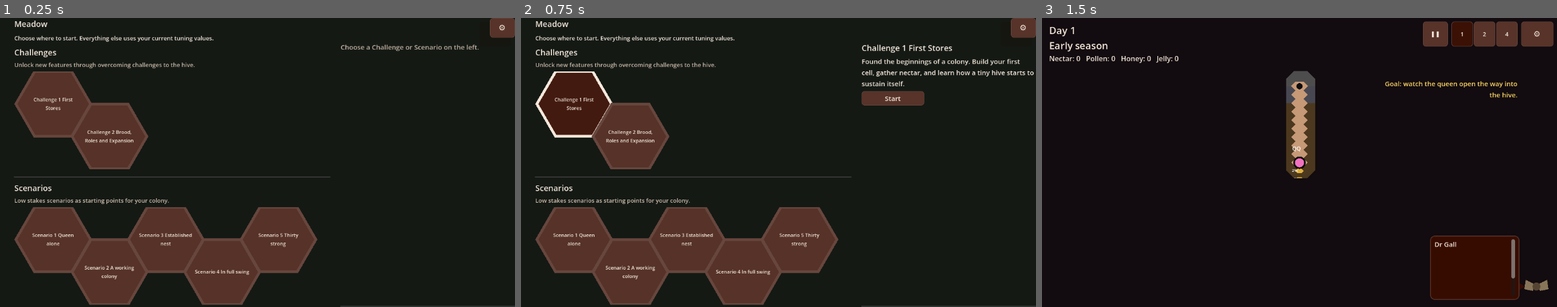
Above: before the commit, frames 1-3 (left to right).
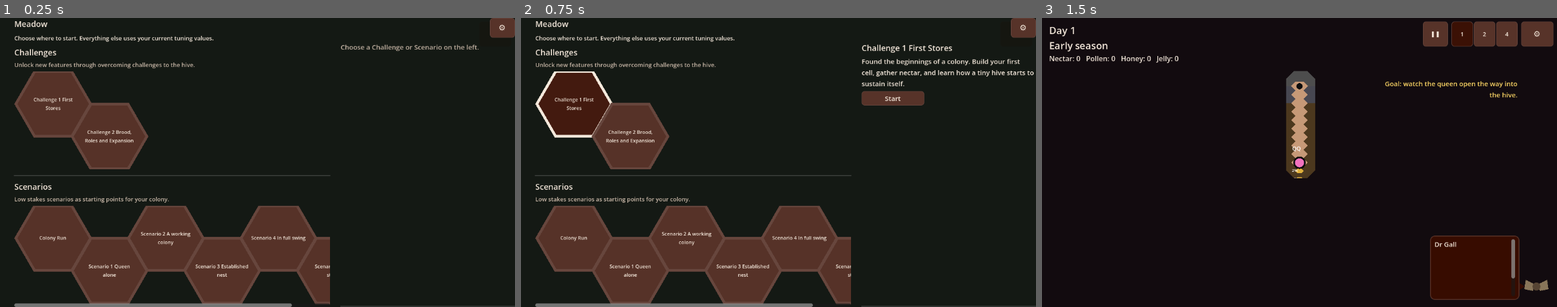
Above: after the commit, the same moments.

Repository: wonderburg7/meadow
Game: Godot game, scene res://scenes/Main.tscn
Two runs of this game, one before a commit and one after it. Both use one fixed random seed, a clock stepped at 60 frames per second and the inputs below.
Inputs (mouse positions are in pixels of both pictures, inside the frame that each line leads up to):
- Up to frame 1 (0.25 s): no input
- Up to frame 2 (0.75 s): click (572, 104) at 0.52 s
- Up to frame 3 (1.5 s): click "Start" at 1.25 s

The runs differ from the first frame. In frame 1, 3.7% of the frame differs, in the area x 2-65%, y 54-100%; in frame 2, 3.7%; in frame 3, nothing differs.

Commit message:
CR-1 -- a Colony Run can be started from the menu, and a save remembers which run it is
Level 8 in levels.gd is the Colony Run: run_type "colony", a lone queen
with no comb or workers, Nurse backup and winter on. The main menu's
Scenarios strip leads with a Colony Run tile that starts it through
level_chosen, with no difficulty preset. A save now records
starting_level as an additive field (no FORMAT_VERSION bump), and both
Load paths put it back before the world is rebuilt; a save without the
field loads exactly as before. Files hands-on check C-108.

Co-Authored-By: Claude Opus 5.5 <noreply@anthropic.com>

Diff:
--- a/scripts/debug_panel.gd
+++ b/scripts/debug_panel.gd
@@ -791,6 +791,7 @@
 		push_warning("There is no save to load")
 		return
 	SaveGame.apply_settings(data)
+	SaveGame.apply_starting_level(data)
 	Session.run_name = str(slot["name"])
 	Session.load_path = path
 	Session.load_pending = true
--- a/scripts/levels.gd
+++ b/scripts/levels.gd
@@ -131,6 +131,22 @@
 		"skill_grants": [], "skill_bans": [], "skill_delays": {},
 		"queen_laying_backup": ORDINARY_QUEEN_BACKUP,
 	},
+	# The Colony Run (plans/now/colony-run.md decisions 1-2), the flagship
+	# run and the first row to carry a `run_type`. A lone queen with no comb
+	# and no workers: she backs up as a Nurse while laying and builds the
+	# first cell herself as a Comb worker. Winter is on, said outright rather
+	# than left to the `.get("winter", true)` default. A row without
+	# `run_type` is an ordinary Challenge or Scenario preset, as before.
+	# The main menu starts it through level_chosen, with no difficulty preset.
+	8: {
+		"run_type": "colony",
+		"cells": 0, "nectar_foragers": 0, "pollen_foragers": 0,
+		"nurses": 0, "builders": 0, "miners": 0, "honey_makers": 0,
+		"winter": true,
+		"unlocks": [], "win_conditions": [],
+		"skill_grants": [], "skill_bans": [], "skill_delays": {},
+		"queen_laying_backup": ORDINARY_QUEEN_BACKUP,
+	},
 }
 
 ## Dev-only headless playtest path (AI_PLAYTEST_PLAN.md). main.gd's
--- a/scripts/main_menu.gd
+++ b/scripts/main_menu.gd
@@ -39,6 +39,10 @@
 ## Existing internal level ids stay unchanged for save/profile stability;
 ## new run definitions receive new ids even when their player-facing order is
 ## earlier. The menu's Scenario number is presentation, not an array index.
+##
+## The Colony Run (level 8, plans/now/colony-run.md) leads the Scenarios
+## strip but carries `"presets": false`: it has no difficulty preset yet, so
+## it starts through level_chosen like a Challenge (_uses_presets below).
 const STAGES := [
 	{
 		"level": 1,
@@ -51,6 +55,13 @@
 		"group": "challenge",
 		"title": "Challenge 2 Brood, Roles and Expansion",
 		"blurb": "Grow the colony from stored food into a working hive. Lay eggs, raise specialist bees, keep nectar flowing, and expand the hive enough to support a balanced workforce.",
+	},
+	{
+		"level": 8,
+		"group": "starter",
+		"presets": false,
+		"title": "Colony Run",
+		"blurb": "The full run. One queen, no workers and no comb, and winter will come. She builds the first cell herself and nurses her own brood while she lays; grow a colony strong enough to see the winter through.",
 	},
 	{
 		"level": 7,
@@ -570,7 +581,7 @@
 	blurb.autowrap_mode = TextServer.AUTOWRAP_WORD_SMART
 	_detail_column.add_child(blurb)
 
-	if stage.group == "starter":
+	if _uses_presets(stage):
 		_detail_column.add_child(_make_preset_row(stage))
 		_detail_column.add_child(_make_preset_description())
 		if _selected_preset_key == "custom":
@@ -681,12 +692,18 @@
 
 func _choose(stage: Dictionary) -> void:
 	visible = false
-	if stage.group == "challenge":
+	if not _uses_presets(stage):
 		level_chosen.emit(stage.level)
 	else:
 		scenario_chosen.emit(stage.level, _selected_preset_key, _custom_values.duplicate())
 
 # --- small shared helpers ---------------------------------------------
+
+## A Scenario tile offers a difficulty preset and starts through
+## scenario_chosen. A Challenge, and the Colony Run (`"presets": false`,
+## CR-1), start through level_chosen with the tuning as it stands.
+func _uses_presets(stage: Dictionary) -> bool:
+	return stage.group == "starter" and bool(stage.get("presets", true))
 
 func _style_button(button: Button, selected: bool = false) -> void:
 	for state in UiTheme.BUTTON_STATES:
--- a/scripts/save_game.gd
+++ b/scripts/save_game.gd
@@ -81,6 +81,7 @@
 static func save(world, path: String = SAVE_PATH) -> bool:
 	var data := {
 		"version": FORMAT_VERSION,
+		"starting_level": Session.starting_level,
 		"settings": _settings_dict(),
 		"clock": {
 			"sim_time": Session.sim_time,
@@ -371,3 +372,14 @@
 	for key in settings.keys():
 		if GameConfig.get(key) != null or typeof(settings[key]) == TYPE_BOOL:
 			GameConfig.set(key, settings[key])
+
+## CR-1 (plans/now/colony-run.md decision 1): puts back which run the save
+## belongs to before the world is rebuilt, so a Colony Run save reloads as a
+## Colony Run rather than inside whatever level is current. An additive field,
+## with no FORMAT_VERSION bump and no migration: a save without it leaves
+## Session.starting_level as it is, which is how every save loaded before the
+## field existed. JSON hands numbers back as floats, hence the int().
+static func apply_starting_level(data: Dictionary) -> void:
+	var saved = data.get("starting_level")
+	if typeof(saved) == TYPE_INT or typeof(saved) == TYPE_FLOAT:
+		Session.starting_level = int(saved)
--- a/scripts/save_migrations.gd
+++ b/scripts/save_migrations.gd
@@ -17,7 +17,8 @@
 ##
 ## Deliberately does NOT touch the several field additions that never
 ## bumped FORMAT_VERSION at all (search_anchor_x/y, known_patches,
-## species_experience/species_confidence) -- those are safe additive
+## species_experience/species_confidence, and CR-1's starting_level, read
+## by SaveGame.apply_starting_level) -- those are safe additive
 ## fields with their own .get() defaults in saving.gd already, unrelated
 ## to the version number, so folding them in here would just create a
 ## second, divergent place recording the same default.
--- a/scripts/saves_panel.gd
+++ b/scripts/saves_panel.gd
@@ -200,6 +200,7 @@
 		main.hud.show_warning("That save could not be read — check the log for why.")
 		return
 	SaveGame.apply_settings(data)
+	SaveGame.apply_starting_level(data)
 	Session.run_name = display_name
 	Session.load_path = path
 	Session.load_pending = true
Not shown, added: checks/ready/C-108.md
Not shown, changed: plans/now/colony-run.md
Not shown, changed: tests/test_save_migrations.py
